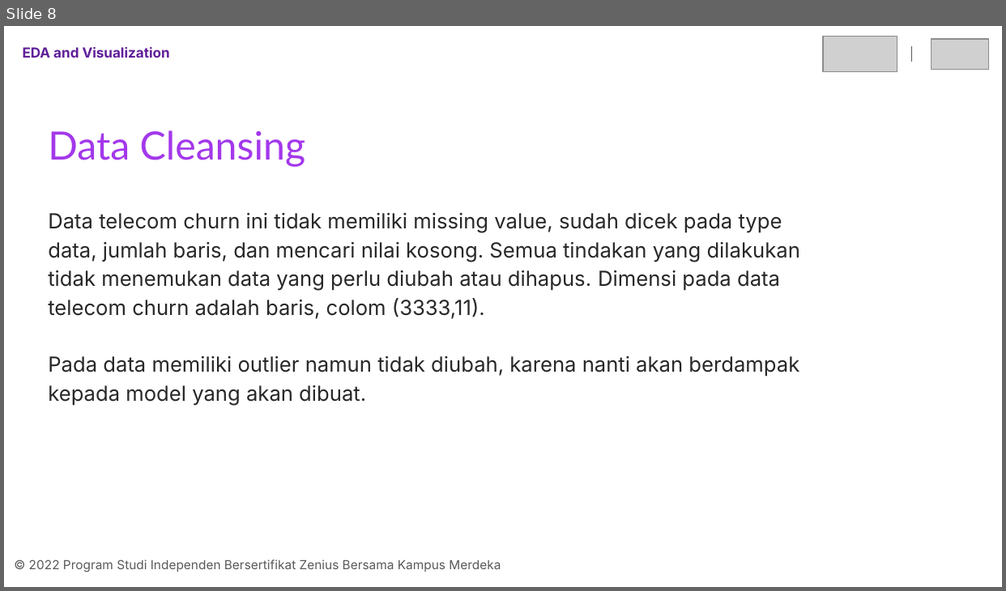
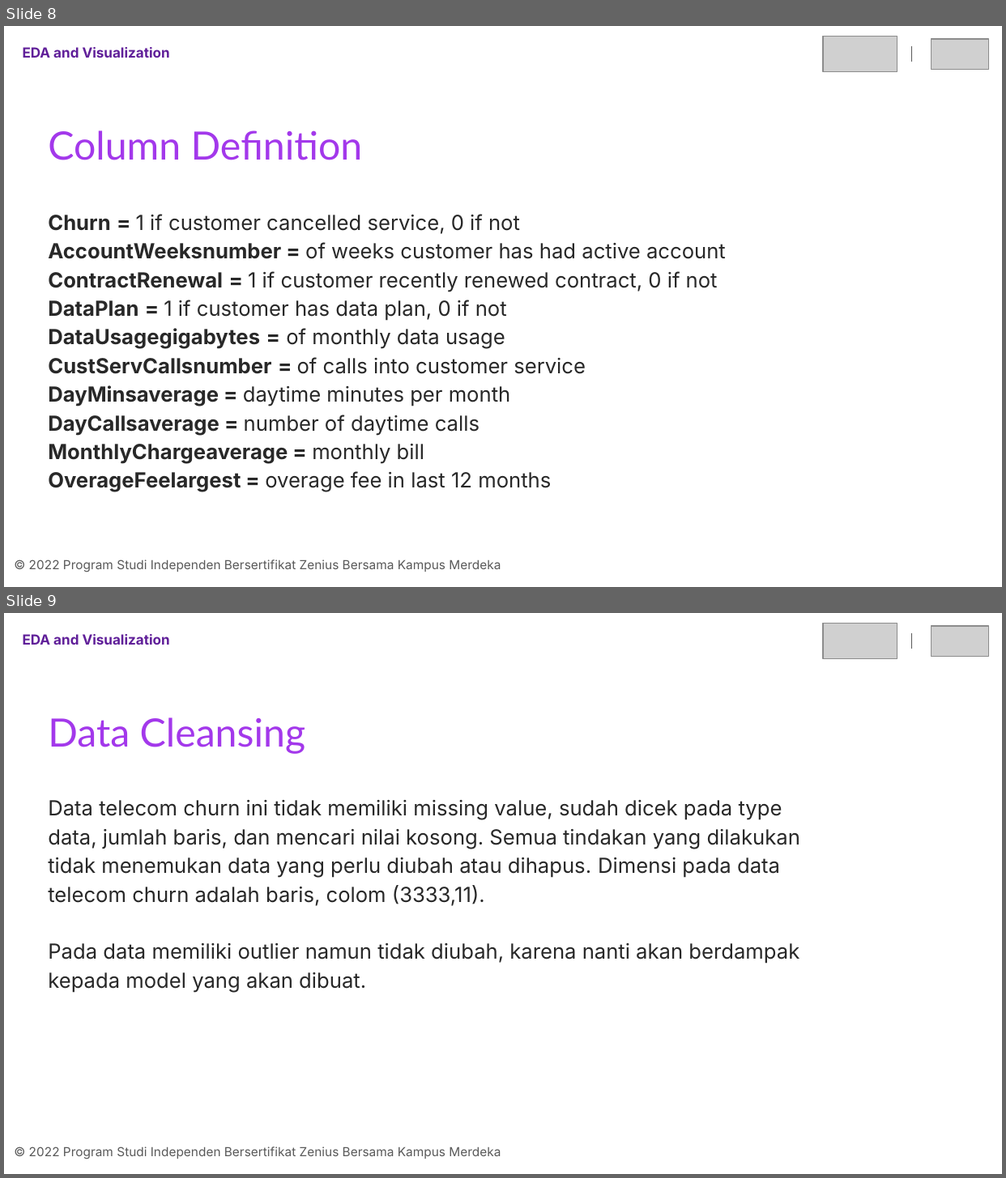
Before and after one commit to blitzaaard/final-project-kelompok-5-Aditya-Bariq-Ikhsan, a slide deck: final-project-kelompok-5-Aditya Bariq Ikhsan.pptx. Shown one above the other, each under a label of ours: slide 8 before the commit, slides 8 and 9 after it. The pictures are 1006x591 and 1006x1178 pixels, drawn with LibreOffice and Linux fonts; fonts in the diff are those of the drawing; grey boxes stand for pictures. Boxes give left, top, right and bottom in pixels: in the first picture for what was removed or moved away, otherwise in the second. Text is boxed around its words. In the diff, an @@ line names an element or a change of style, - is before the commit and + after.

```diff
--- a/final-project-kelompok-5-Aditya Bariq Ikhsan.pptx
+++ b/final-project-kelompok-5-Aditya Bariq Ikhsan.pptx
@@ slide 8 added at [4, 26, 1002, 587], background #FFFFFF @@
@@ text added at [23, 47, 170, 58], 10 pt, text #601F99, bold @@
+EDA and Visualization
@@ picture added at [823, 36, 898, 71] @@
@@ line added from (911, 46) to (911, 62), #595959 0.75 pt @@
@@ picture added at [931, 39, 988, 70] @@
@@ title added at [48, 130, 363, 160], 28.2 pt, text #A338EB @@
+Column Definition
@@ text added at [48, 214, 726, 493], 15 pt, text #282828 @@
+Churn = 1 if customer cancelled service, 0 if not
+AccountWeeksnumber = of weeks customer has had active account
+ContractRenewal = 1 if customer recently renewed contract, 0 if not
+DataPlan = 1 if customer has data plan, 0 if not
+DataUsagegigabytes = of monthly data usage
+CustServCallsnumber = of calls into customer service
+DayMinsaverage = daytime minutes per month
+DayCallsaverage = number of daytime calls
+MonthlyChargeaverage = monthly bill
+OverageFeelargest = overage fee in last 12 months
@@ text added at [29, 560, 501, 573], 9 pt, text #595959 @@
+© 2022 Program Studi Independen Bersertifikat Zenius Bersama Kampus Merdeka
@@ what was slide 8 is now slide 9 @@
```
Also in this commit, not shown: 1 slide changed, 2 other slides added, 1 other file.
